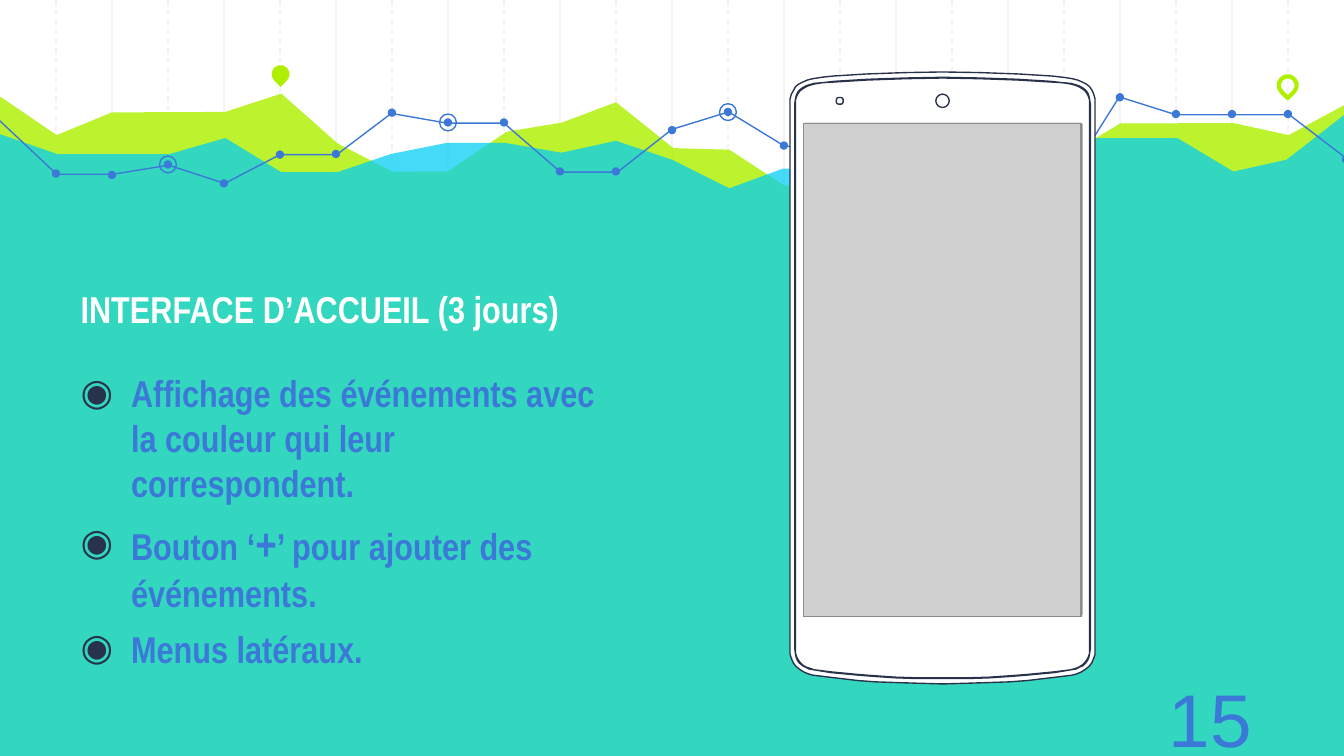
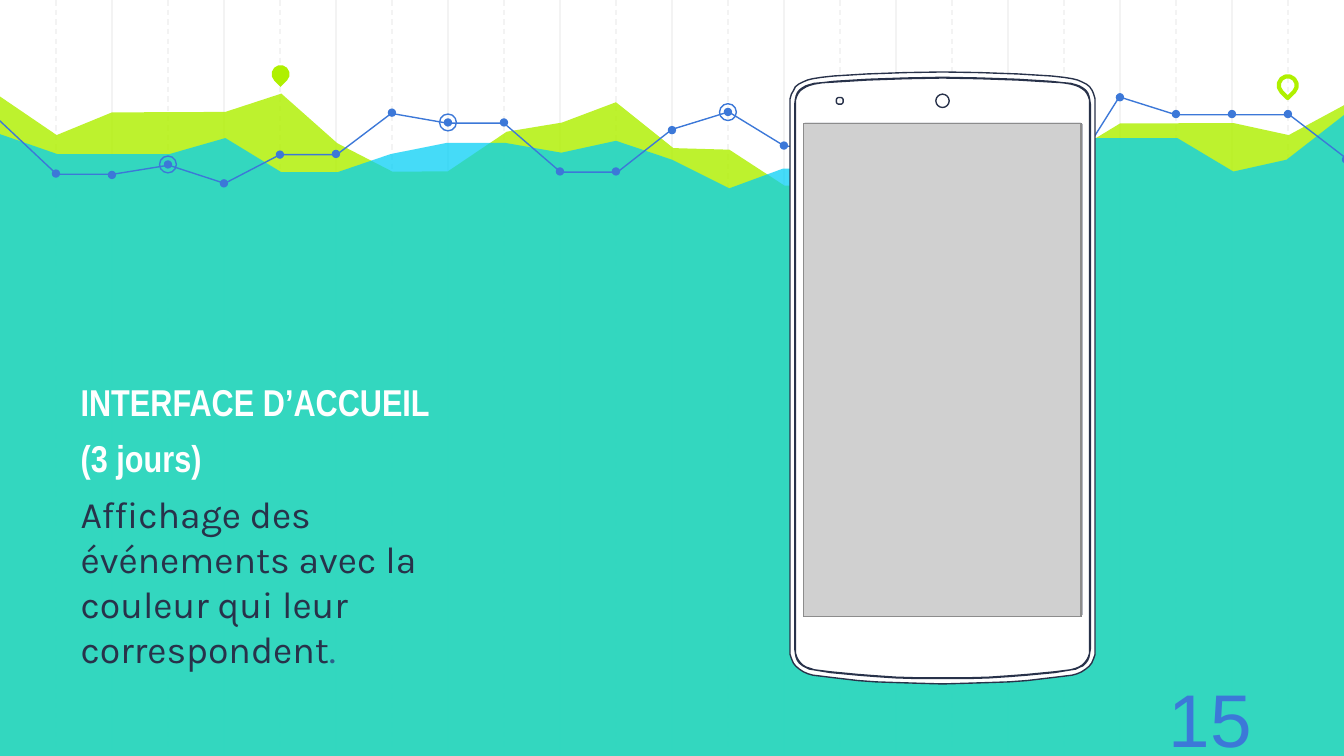
Before and after one commit to AzeddineZadir/docpfc, a slide deck: slide 18 of présentation licence 3.pptx. Drawn at 1344x756 pixels with LibreOffice and Linux fonts; fonts in the diff are those of the drawing; grey boxes stand for pictures. Boxes give left, top, right and bottom in pixels: in the first picture for what was removed or moved away, otherwise in the second. Text is boxed around its words. In the diff, an @@ line names an element or a change of style, - is before the commit and + after.

```diff
--- a/présentation licence 3.pptx
+++ b/présentation licence 3.pptx
@@ text "INTERFACE D’ACCUEIL": place and size @@
-text "INTERFACE D’ACCUEIL" at [81,296,594,663]
+text "INTERFACE D’ACCUEIL" at [81,390,430,672]
@@ text at [81,390,430,479]: text changed @@
-INTERFACE D’ACCUEIL (3 jours)
+INTERFACE D’ACCUEIL
+(3 jours)
@@ text at [81,502,416,672]: font Arial Narrow to Karla, text colour #3C78D8 to #28324A, bold off in "Affichage des événements avec la couleur qui ..."; text colour #3C78D8 to #2B618B in "correspondent."; bullet ◉ to none @@
@@ text at [131,533,533,663]: paragraphs removed @@
-◉ Bouton ‘+’ pour ajouter des événements.
-◉ Menus latéraux.
```
Also in this commit, not shown: 2 other slides changed.
